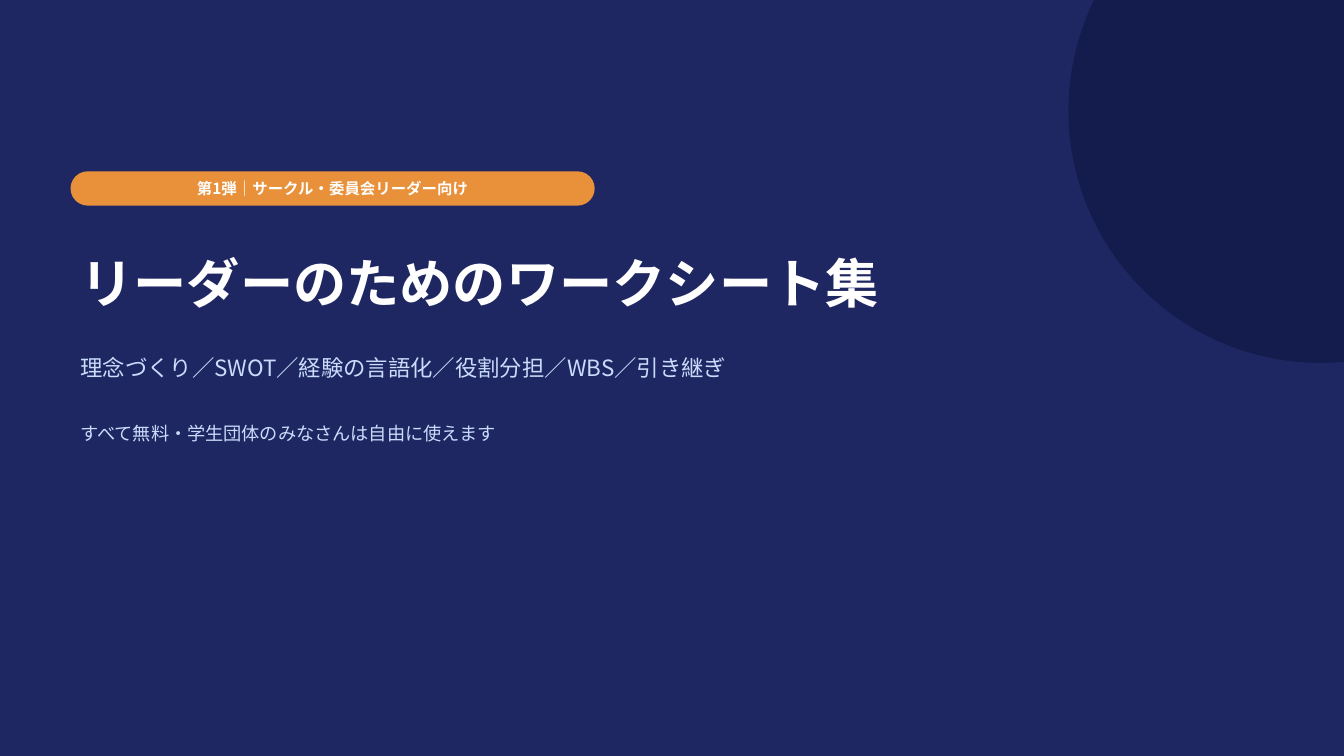
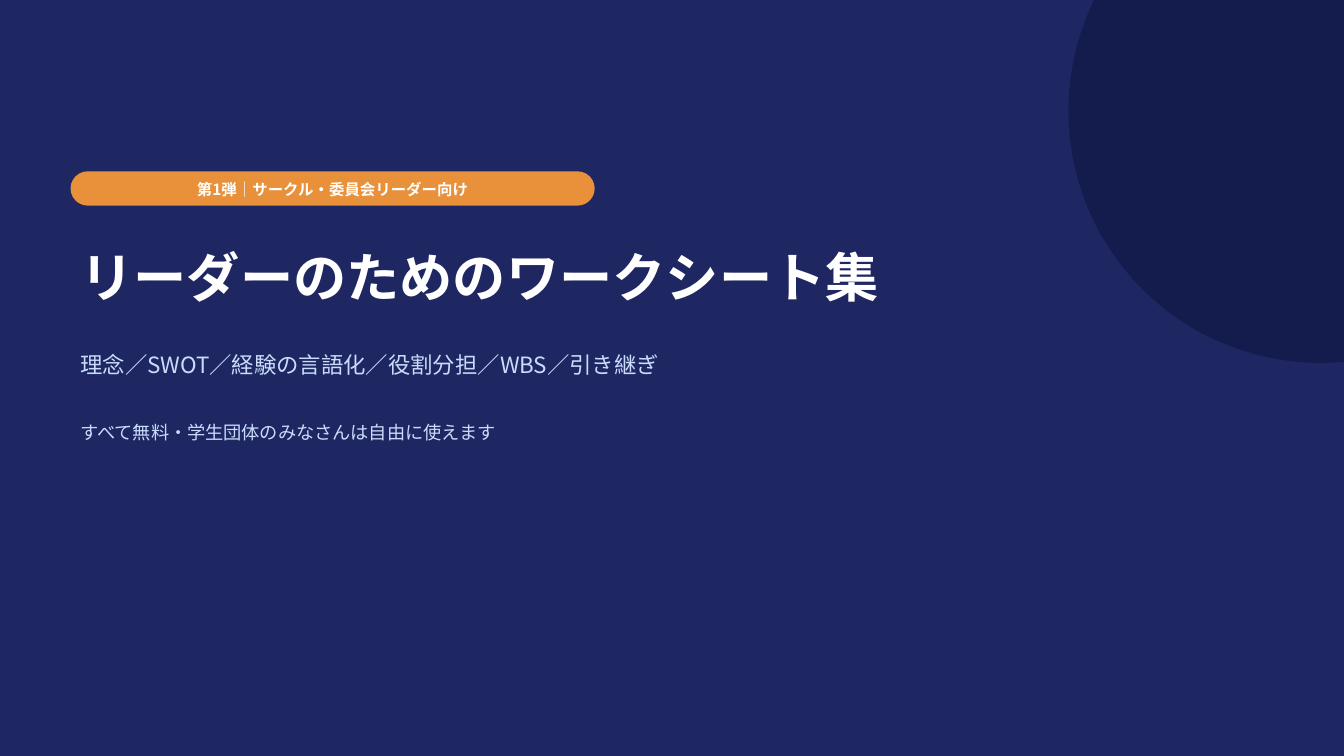
Before and after one commit to KyomaSuzuki/learder-worksheet, a slide deck: slide 1 of downloads/worksheets-vol1.pptx. Drawn at 1344x756 pixels with LibreOffice and Linux fonts; fonts in the diff are those of the drawing. Boxes give left, top, right and bottom in pixels: in the first picture for what was removed or moved away, otherwise in the second. Text is boxed around its words. In the diff, an @@ line names an element or a change of style, - is before the commit and + after.

Commit message:
ワークシートの修正

```diff
--- a/downloads/worksheets-vol1.pptx
+++ b/downloads/worksheets-vol1.pptx
@@ text "リーダーのためのワークシート集" at [80,251,878,302]: line spacing 1 to 1.12; vertical alignment middle to top @@
@@ text "理念／SWOT／経験の言語化／役割分担／WBS／引き継ぎ" at [80,354,659,375]: vertical alignment middle to top @@
@@ text at [80,354,659,375]: text changed @@
-理念づくり／SWOT／経験の言語化／役割分担／WBS／引き継ぎ
+理念／SWOT／経験の言語化／役割分担／WBS／引き継ぎ
```
Also in this commit, not shown: 13 other slides changed, 33 other files.
